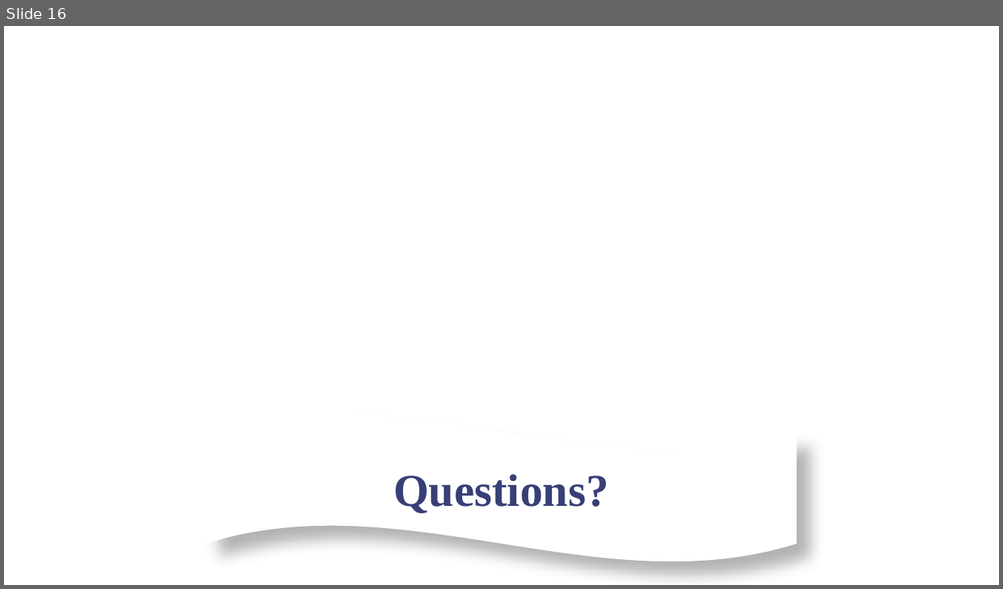
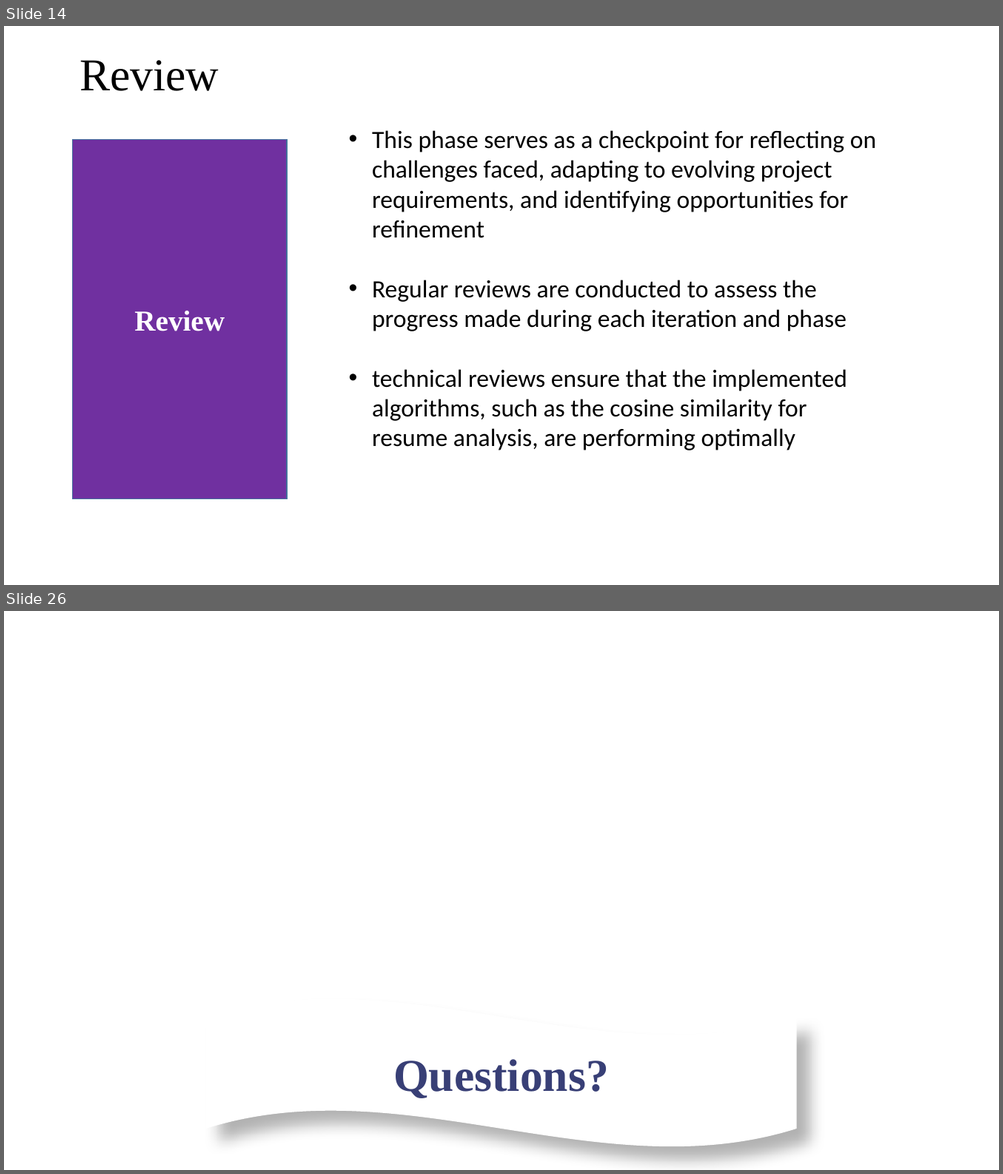
Before and after one commit to SaurabhSubedi/Hire-Hawk, a slide deck: Docs/MidtermPresentationHireHawk.pptx. Shown one above the other, each under a label of ours: slide 16 before the commit, slides 14 and 26 after it; the slides between them are not shown. The pictures are 1003x589 and 1003x1174 pixels, drawn with LibreOffice and Linux fonts; fonts in the diff are those of the drawing; background and template pictures are left out. Boxes give left, top, right and bottom in pixels: in the first picture for what was removed or moved away, otherwise in the second. Text is boxed around its words. In the diff, an @@ line names an element or a change of style, - is before the commit and + after.

```diff
--- a/Docs/MidtermPresentationHireHawk.pptx
+++ b/Docs/MidtermPresentationHireHawk.pptx
@@ slide 14 added at box(4, 26, 999, 585), background #FFFFFF @@
@@ title added at box(79, 60, 219, 91), 44 pt, text #000000 @@
+Review
@@ text added at box(372, 130, 876, 451), 24 pt, text #000000 @@
+• This phase serves as a checkpoint for reflecting on challenges faced, adapting to evolving project requirements, and identifying opportunities for refinement
+• Regular reviews are conducted to assess the progress made during each iteration and phase
+• technical reviews ensure that the implemented algorithms, such as the cosine similarity for resume analysis, are performing optimally
@@ rectangle added at box(73, 139, 287, 499), fill #7030A0, outline #43739E 1 pt, 28 pt, text #FFFFFF, bold @@
+Review
@@ what was slide 16 is now slide 26 @@
```
Also in this commit, not shown: 7 slides changed, 17 other slides added, 8 slides removed, 6 other files.
